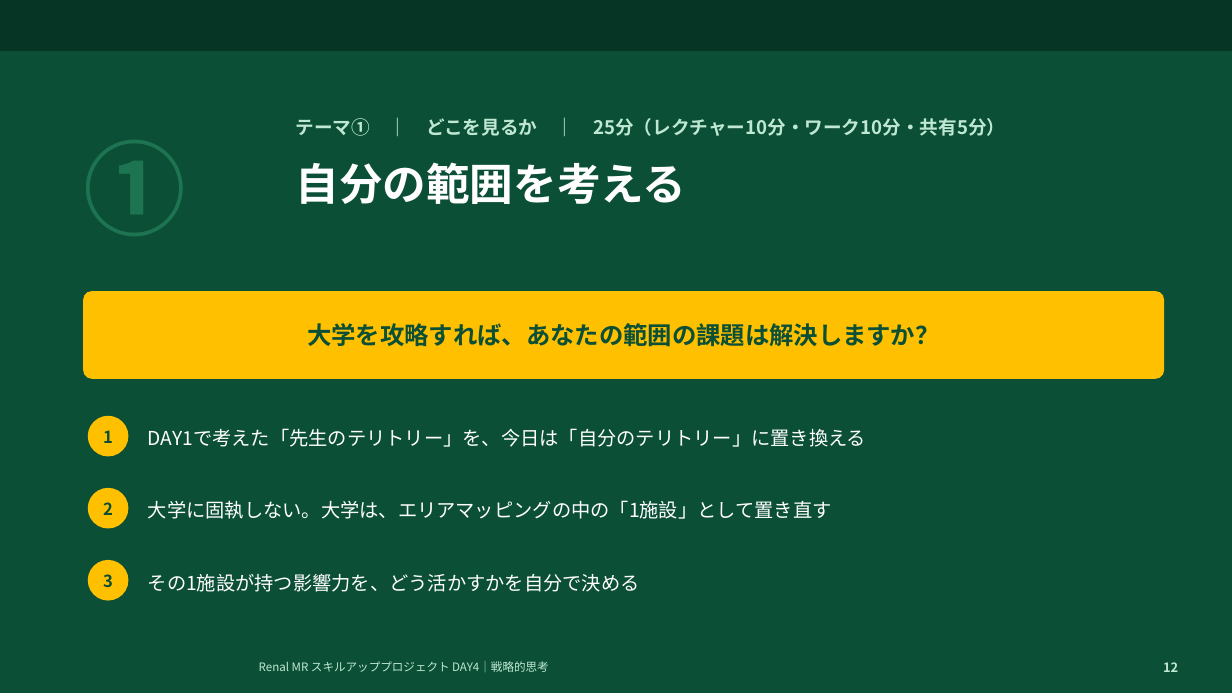
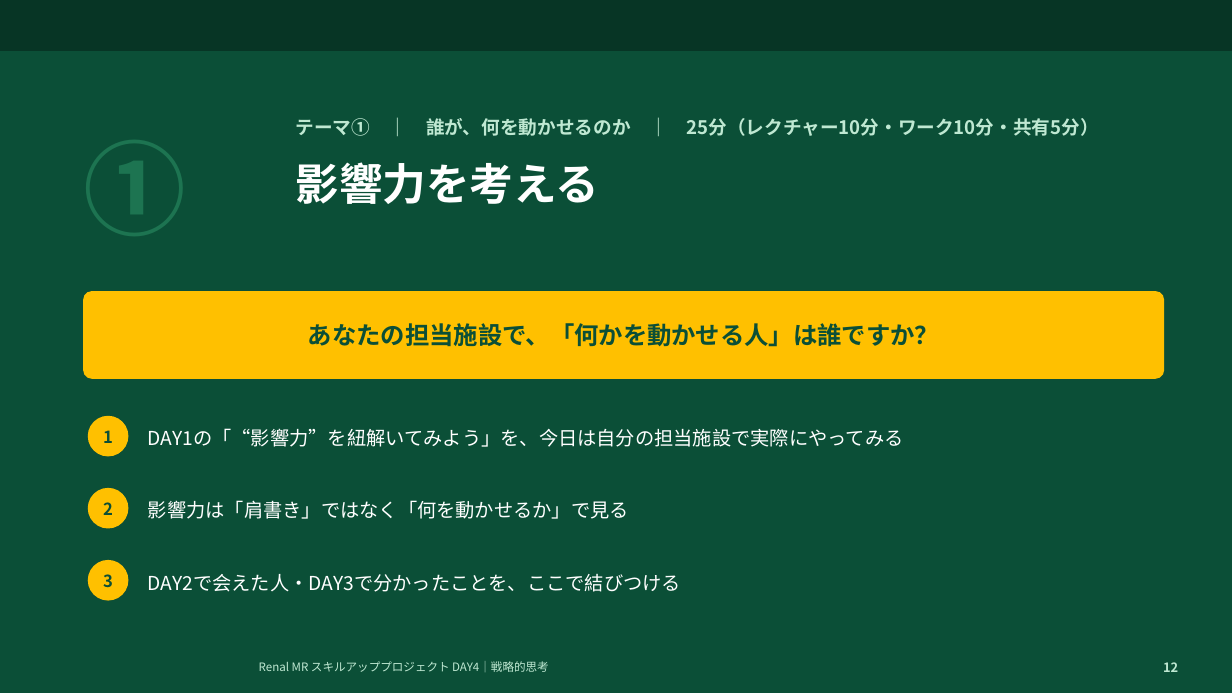
Before and after one commit to TAKUYA-1187/Claude, a slide deck: slide 12 of novartis_training/DAY4_ちょっと分かるだけで世界が変わる.pptx. Drawn at 1232x693 pixels with LibreOffice and Linux fonts; fonts in the diff are those of the drawing; background and template pictures are left out. Boxes give left, top, right and bottom in pixels: in the first picture for what was removed or moved away, otherwise in the second. Text is boxed around its words. In the diff, an @@ line names an element or a change of style, - is before the commit and + after.

```diff
--- a/novartis_training/DAY4_ちょっと分かるだけで世界が変わる.pptx
+++ b/novartis_training/DAY4_ちょっと分かるだけで世界が変わる.pptx
@@ text at (296,118,1099,136): text changed @@
-テーマ① ｜ どこを見るか ｜ 25分（レクチャー10分・ワーク10分・共有5分）
+テーマ① ｜ 誰が、何を動かせるのか ｜ 25分（レクチャー10分・ワーク10分・共有5分）
@@ text at (296,162,600,204): text changed @@
-自分の範囲を考える
+影響力を考える
@@ text in rounded rectangle at (308,323,939,347): text changed @@
-大学を攻略すれば、あなたの範囲の課題は解決しますか？
+あなたの担当施設で、「何かを動かせる人」は誰ですか？
@@ text at (148,428,904,447): text changed @@
-DAY1で考えた「先生のテリトリー」を、今日は「自分のテリトリー」に置き換える
+DAY1の「“影響力”を紐解いてみよう」を、今日は自分の担当施設で実際にやってみる
@@ text at (148,500,629,519): text changed @@
-大学に固執しない。大学は、エリアマッピングの中の「1施設」として置き直す
+影響力は「肩書き」ではなく「何を動かせるか」で見る
@@ text at (148,574,681,592): text changed @@
-その1施設が持つ影響力を、どう活かすかを自分で決める
+DAY2で会えた人・DAY3で分かったことを、ここで結びつける
```
Also in this commit, not shown: 23 other slides changed, 2 slides added, 6 slides removed, 2 other files.
